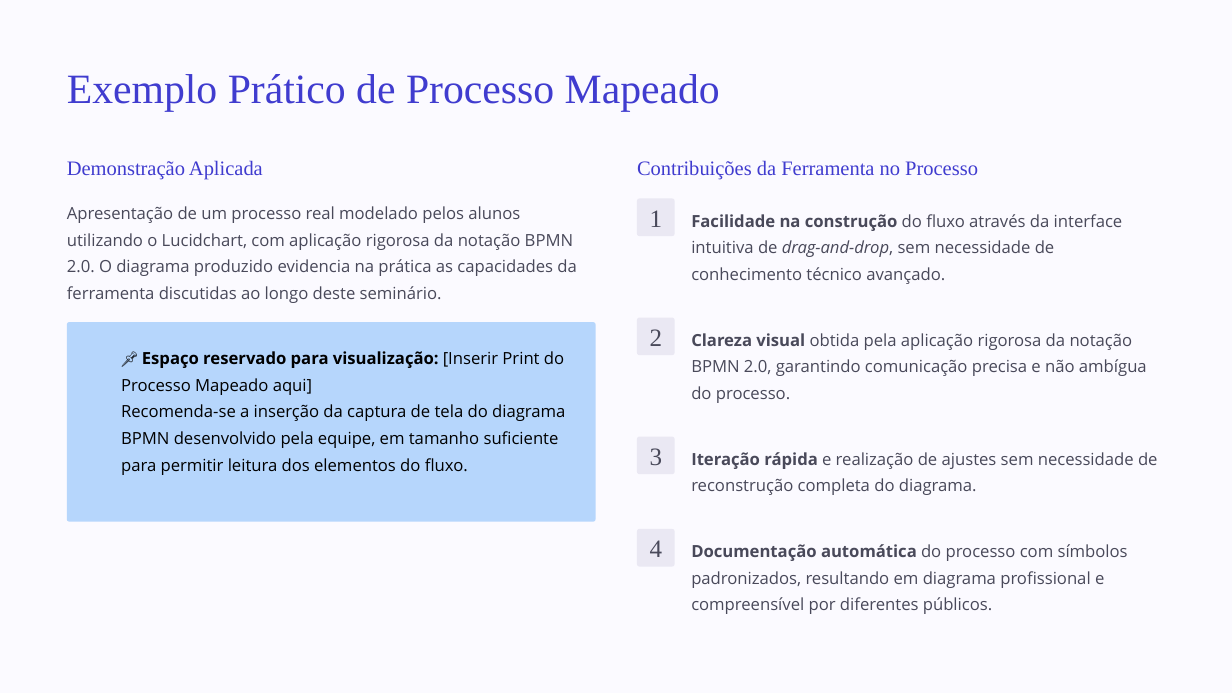
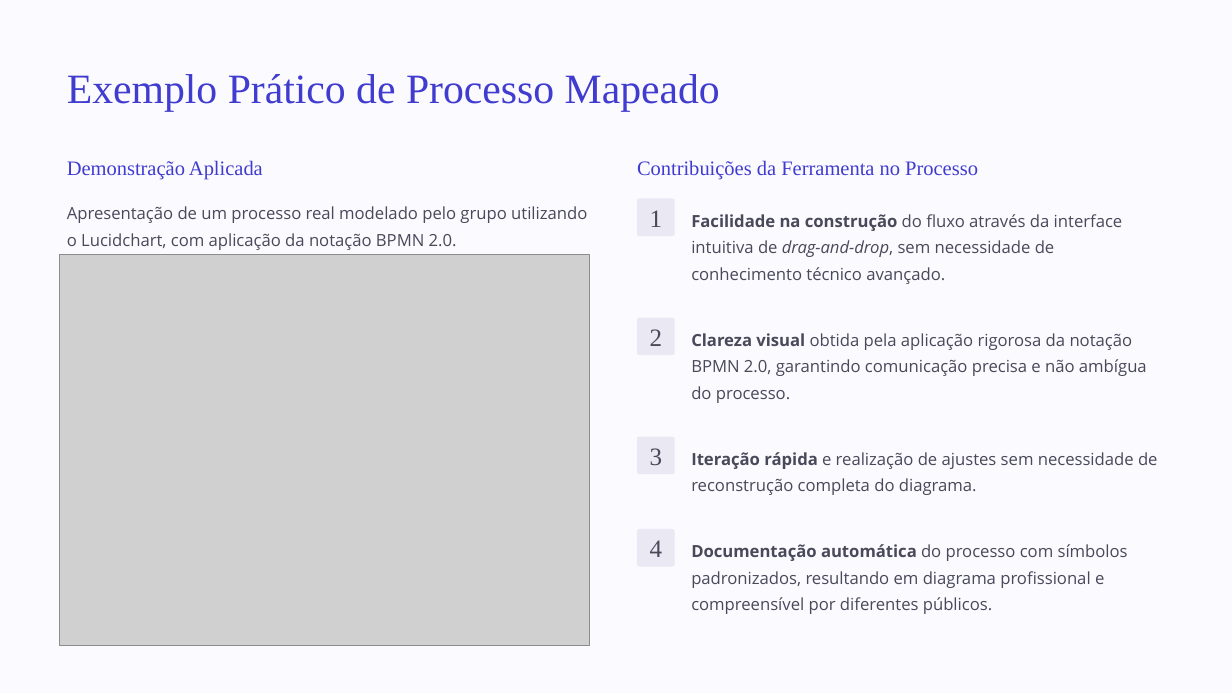
Before and after one commit to anibele/Modelagem-de-Processo, a slide deck: slide 5 of Modelagem-BPMN-Lucidchart.pptx (slide 8 before the commit). Drawn at 1232x693 pixels with LibreOffice and Linux fonts; fonts in the diff are those of the drawing; grey boxes stand for pictures; background and template pictures are left out. Boxes give left, top, right and bottom in pixels: in the first picture for what was removed or moved away, otherwise in the second. Text is boxed around its words. In the diff, an @@ line names an element or a change of style, - is before the commit and + after.

```diff
--- a/Modelagem-BPMN-Lucidchart.pptx
+++ b/Modelagem-BPMN-Lucidchart.pptx
@@ text at [67,206,587,250]: text changed @@
-Apresentação de um processo real modelado pelos alunos utilizando o Lucidchart, com aplicação rigorosa da notação BPMN 2.0. O diagrama produzido evidencia na prática as capacidades da ferramenta discutidas ao longo deste seminário.
+Apresentação de um processo real modelado pelo grupo utilizando o Lucidchart, com aplicação da notação BPMN 2.0.
@@ text removed at [121,214,965,448] @@
-📌 Espaço reservado para visualização: [Inserir Print do Processo Mapeado aqui]
-Recomenda-se a inserção da captura de tela do diagrama BPMN desenvolvido pela equipe, em tamanho suficiente para permitir leitura dos elementos do fluxo.
@@ picture added at [59,254,589,645] @@
@@ rounded rectangle removed at [67,323,595,522] @@
```
Also in this commit, not shown: 3 other slides changed, 10 slides added, 1 slide removed.
